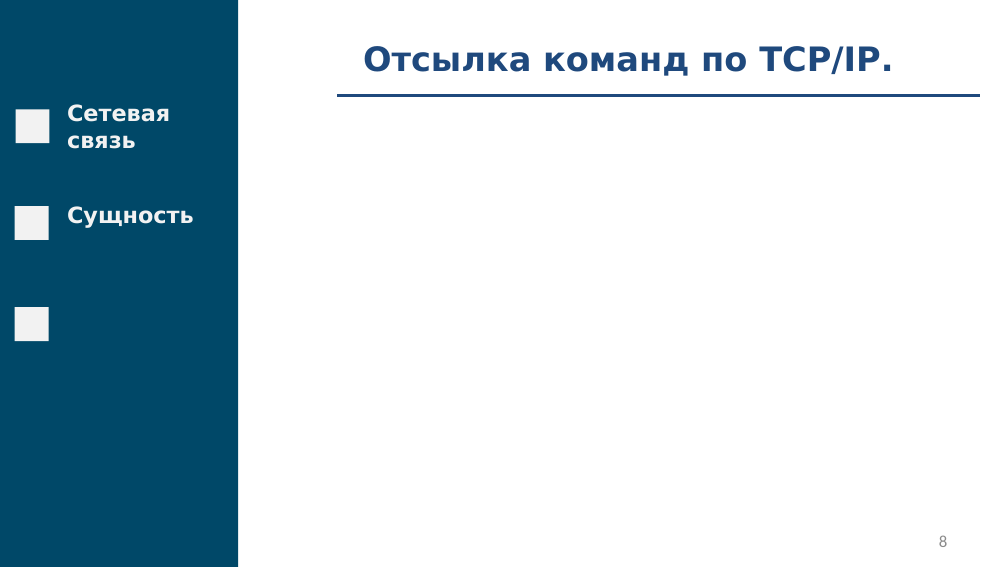
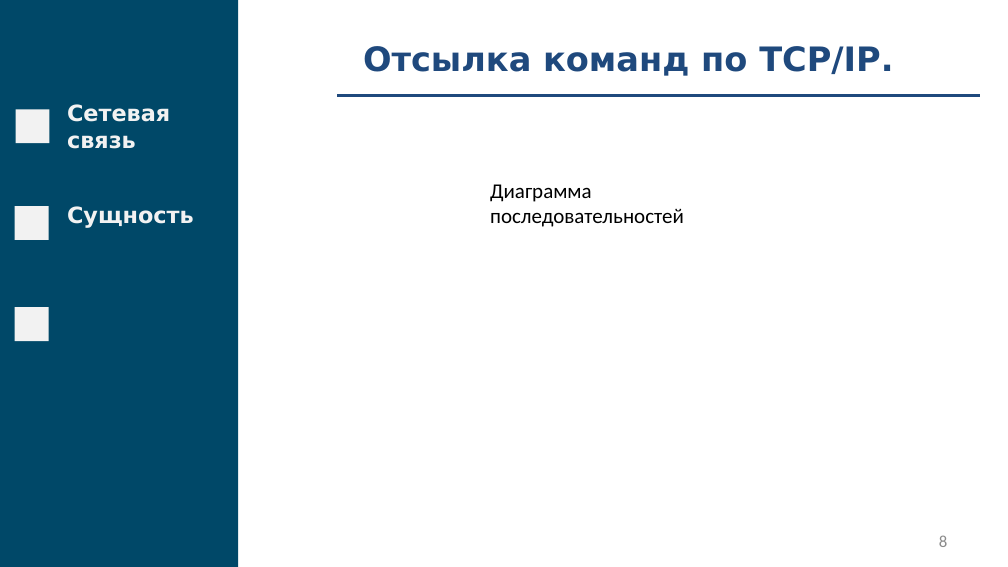
Before and after one commit to fanglores/Gagarin-2022, a slide deck: slide 8 of doc/Presentation.pptx. Drawn at 1008x567 pixels with LibreOffice and Linux fonts; fonts in the diff are those of the drawing. Boxes give left, top, right and bottom in pixels: in the first picture for what was removed or moved away, otherwise in the second. Text is boxed around its words. In the diff, an @@ line names an element or a change of style, - is before the commit and + after.

```diff
--- a/doc/Presentation.pptx
+++ b/doc/Presentation.pptx
@@ text added at (x1=490, y1=184, x2=684, y2=227), 15 pt, text #000000 @@
+Диаграмма последовательностей
```
Also in this commit, not shown: 3 other slides changed, 2 slides removed, 1 other file.
